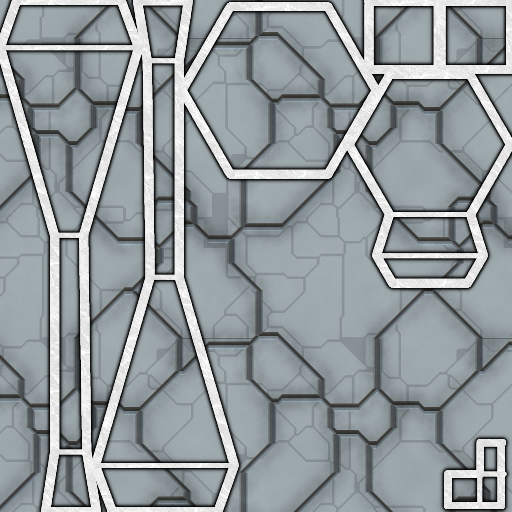
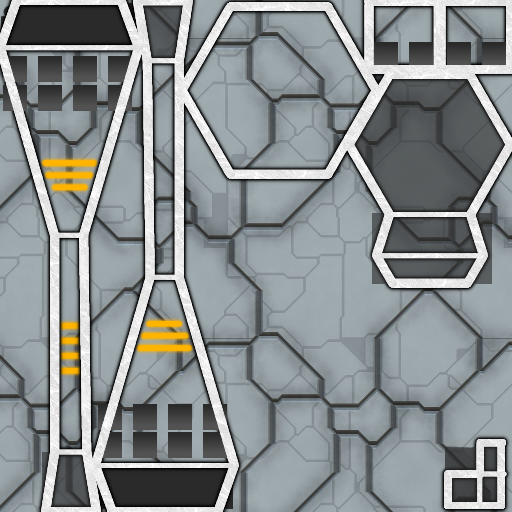
Revision of a layered 512x512 image; what changed, layer by layer:
added layer "SCURO #2" (74%) above "SCURO #1" over [445,445,498,502]
added layer "SCURO #1" (60%) above "WINDOWS" over [42,5,506,509]
added layer "WINDOWS" above "perimetro copia" over [3,42,506,458]
added layer "SCURO" above "LUCE" over [1,3,233,509]
added layer "LUCE" above "sfondo AND copia" over [39,155,194,378]
added layer "sfondoluce" above "AND_towercontrol.png" over [1,3,506,509]
